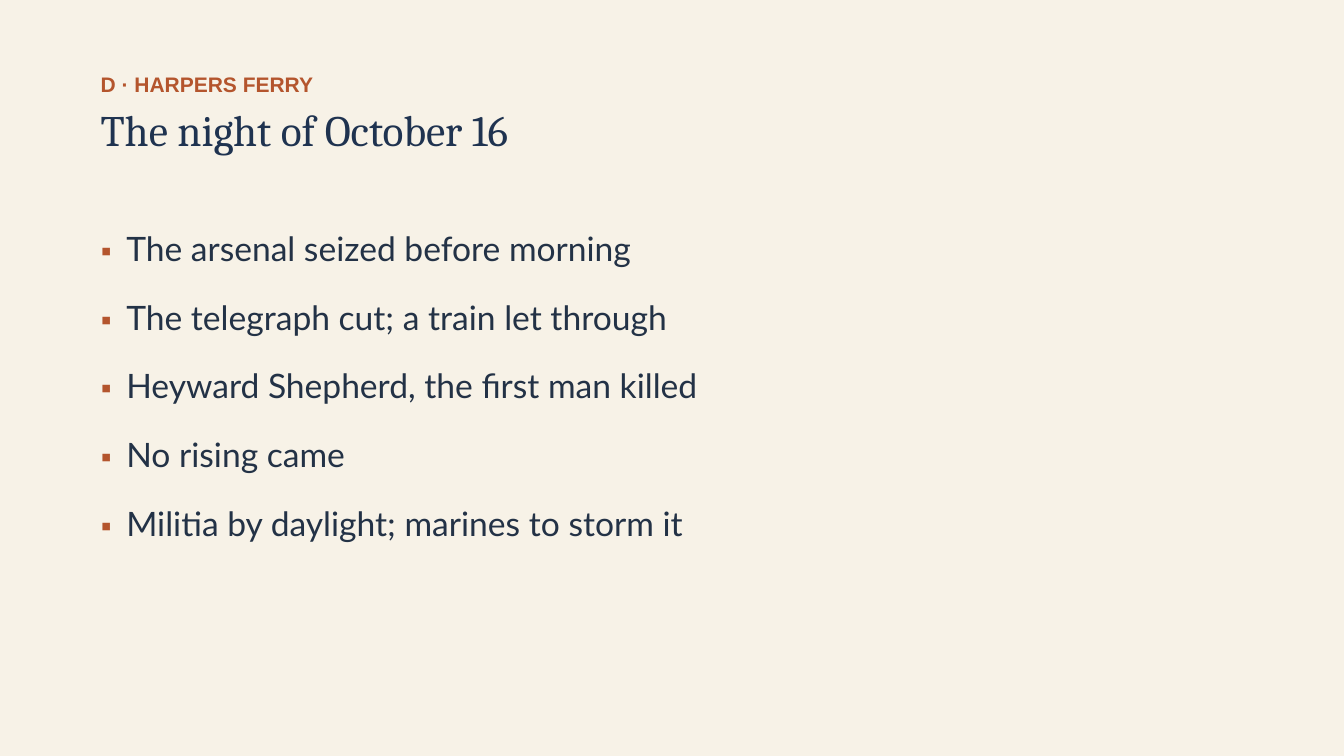
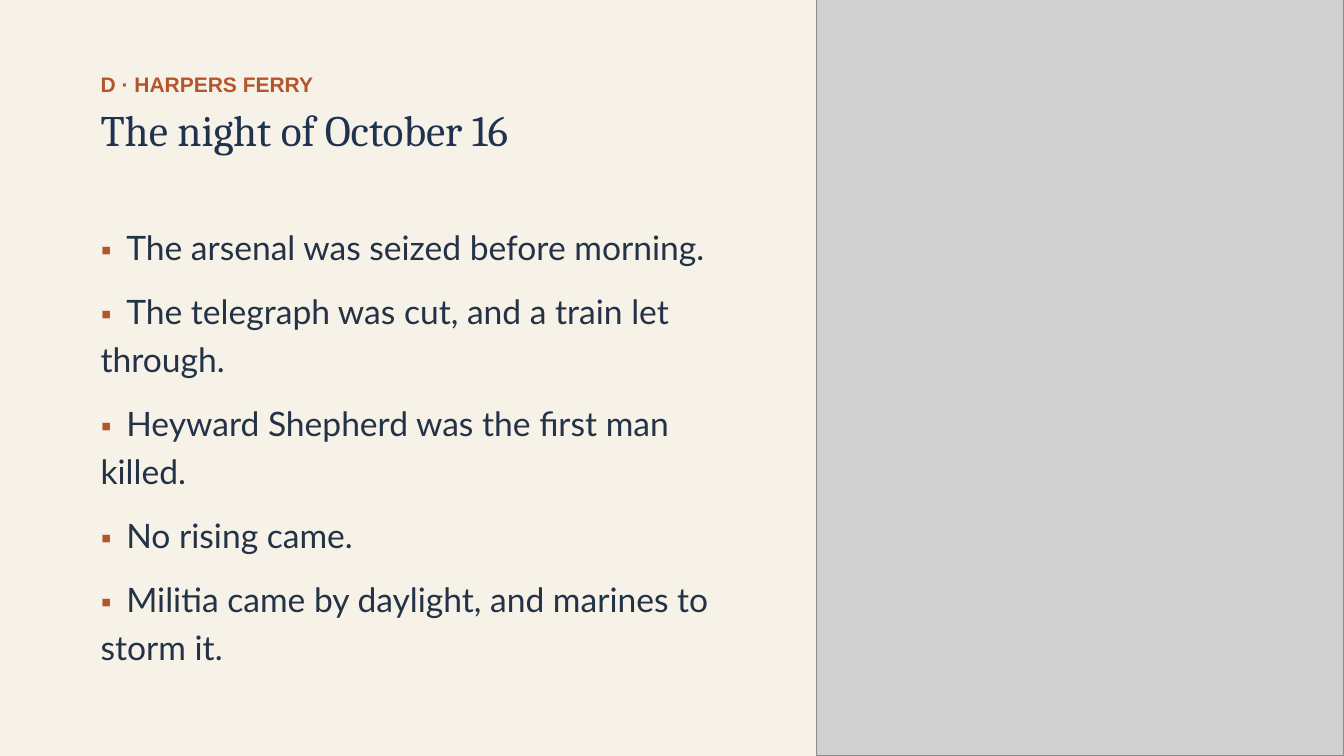
Before and after one commit to ab17gthb/humanities-curriculum-group, a slide deck: slide 13 of sectional-crisis/lesson-05/lesson-05-slides.pptx. Drawn at 1344x756 pixels with LibreOffice and Linux fonts; fonts in the diff are those of the drawing; grey boxes stand for pictures. Boxes give left, top, right and bottom in pixels: in the first picture for what was removed or moved away, otherwise in the second. Text is boxed around its words. In the diff, an @@ line names an element or a change of style, - is before the commit and + after.

```diff
--- a/sectional-crisis/lesson-05/lesson-05-slides.pptx
+++ b/sectional-crisis/lesson-05/lesson-05-slides.pptx
@@ picture added at (817, 0, 1344, 756) @@
@@ text at (101, 235, 708, 661): text changed @@
-▪ The arsenal seized before morning
-▪ The telegraph cut; a train let through
-▪ Heyward Shepherd, the first man killed
-▪ No rising came
-▪ Militia by daylight; marines to storm it
+▪ The arsenal was seized before morning.
+▪ The telegraph was cut, and a train let through.
+▪ Heyward Shepherd was the first man killed.
+▪ No rising came.
+▪ Militia came by daylight, and marines to storm it.
```
Also in this commit, not shown: 11 other slides changed, 6 other files.
